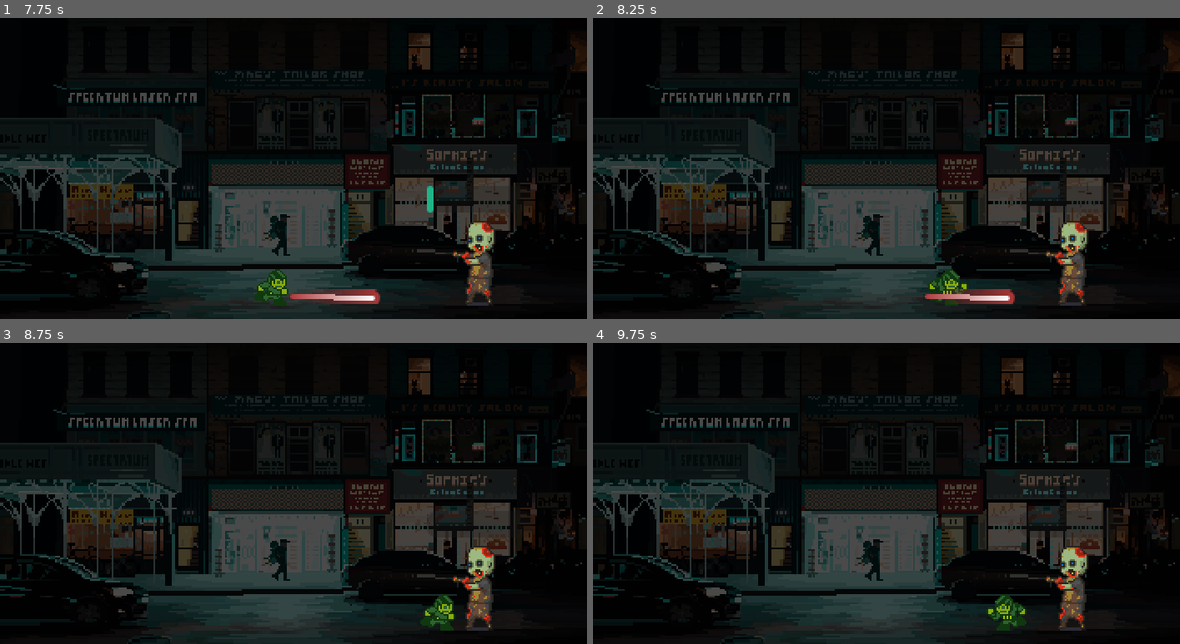
Above: before the commit, frames 1-4 (two rows, left to right).
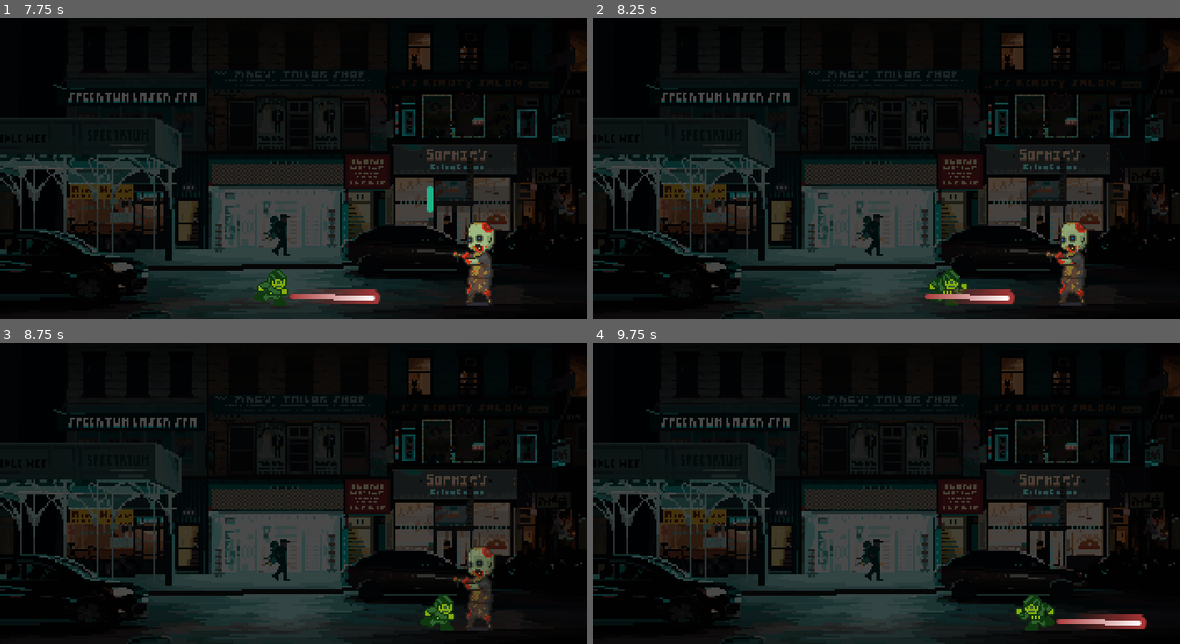
Above: after the commit, the same moments.

Repository: blacksagres/streets-of-evil
Game: Godot game, scene res://world.tscn
Same seed, same stepped clock (60 frames per second), same inputs: the game is played once before the commit and once after it. Sound files missing from this copy of the repository are replaced by a short silence.
Inputs:
- Up to frame 1 (7.75 s): tap Enter (ui_accept) at 0.5, 0.77, 1.52, 3.02, 3.77, 4.25, 4.52, 6.02, 6.77, 7.52 s; hold Right (ui_right) 0.53-2.03 s; tap Space (shoot) every 0.75 s from 0.6 to 7.35 s; hold Left (ui_left) 2.03-2.78 s; hold Right (ui_right) 2.78-4.28 s; hold Left (ui_left) 4.28-5.03 s; hold Right (ui_right) 5.03-5.78 s; hold Left (ui_left) 5.78-7.28 s; hold Right (ui_right) from 7.28 s (still down)
- Up to frame 2 (8.25 s): keep holding Right (ui_right); tap Space (shoot) at 8.1 s
- Up to frame 3 (8.75 s): keep holding Right (ui_right)
- Up to frame 4 (9.75 s): tap Space (shoot) at 8.85, 9.6 s; tap Enter (ui_accept) at 9.02 s; release Right (ui_right) at 9.53 s; hold Left (ui_left) from 9.53 s (still down)

Frame 1 is identical in both runs. In frame 2, less than 0.1% of the frame differs, in the area x 77-84%, y 70-92%; in frame 3, 0.7%; in frame 4, 2.5%, in the area x 67-95%, y 67-96%.

Commit message:
add enemy deathcry

Diff:
--- a/characters/enemy.gd
+++ b/characters/enemy.gd
@@ -2,7 +2,7 @@
 
 @onready var hurtbox := %Hurtbox
 @onready var healthbar := $Healthbar
-
+@onready var death_cry_audio := $DeathCry
 # Called when the node enters the scene tree for the first time.
 func _ready() -> void:
 	hurtbox.hit_taken_signal.connect(on_received_damage)
@@ -15,7 +15,13 @@
 
 # Called every frame. 'delta' is the elapsed time since the previous frame.
 func _process(delta: float) -> void:
-	pass
+	handle_death(delta)
+
+# Time related effects
+
+func handle_death(delta: float) -> void:
+	if healthbar.get_current_health() <= 0:
+		modulate.a -= delta / 2.0
 
 # Signal responses
 
@@ -32,6 +38,10 @@
 	if hit_box.has_method('destroy_projectile'):
 		hit_box.destroy_projectile()
 
+	if healthbar.get_current_health() <= 0:
+		death_cry_audio.play()
+		death_cry_audio.finished.connect(queue_free)
+
 
 
 # make signal trigger animation?
--- a/characters/enemy.tscn
+++ b/characters/enemy.tscn
@@ -1,9 +1,10 @@
-[gd_scene load_steps=7 format=3 uid="uid://csw4bw3qe8a6s"]
+[gd_scene load_steps=8 format=3 uid="uid://csw4bw3qe8a6s"]
 
 [ext_resource type="Script" uid="uid://bkb56i63w1jkw" path="res://characters/enemy.gd" id="1_wa0eo"]
 [ext_resource type="Texture2D" uid="uid://cif13e87256kg" path="res://assets/enemies/zombie-placeholder.png" id="2_ggbst"]
 [ext_resource type="Script" uid="uid://dlu7yrj8cd3d7" path="res://characters/hurtbox.gd" id="2_nhupr"]
 [ext_resource type="PackedScene" uid="uid://ddl14tax45g6q" path="res://components/healthbar.tscn" id="3_1ohc2"]
+[ext_resource type="AudioStream" uid="uid://fwndvhgtnimb" path="res://assets/audio/enemy-death.wav" id="5_toq4n"]
 
 [sub_resource type="CapsuleShape2D" id="CapsuleShape2D_dbwbs"]
 
@@ -39,3 +40,6 @@
 offset_top = -72.0
 offset_right = 32.0
 offset_bottom = -56.0
+
+[node name="DeathCry" type="AudioStreamPlayer" parent="."]
+stream = ExtResource("5_toq4n")
--- a/components/healthbar.gd
+++ b/components/healthbar.gd
@@ -16,3 +16,6 @@
 		self.value += amount
 
 	current_health_changed_signal.emit(amount)
+
+func get_current_health() -> float:
+	return self.value
Not shown, added: assets/audio/enemy-death.wav.import
Not shown, added: assets/audio/enemy-death.wav
